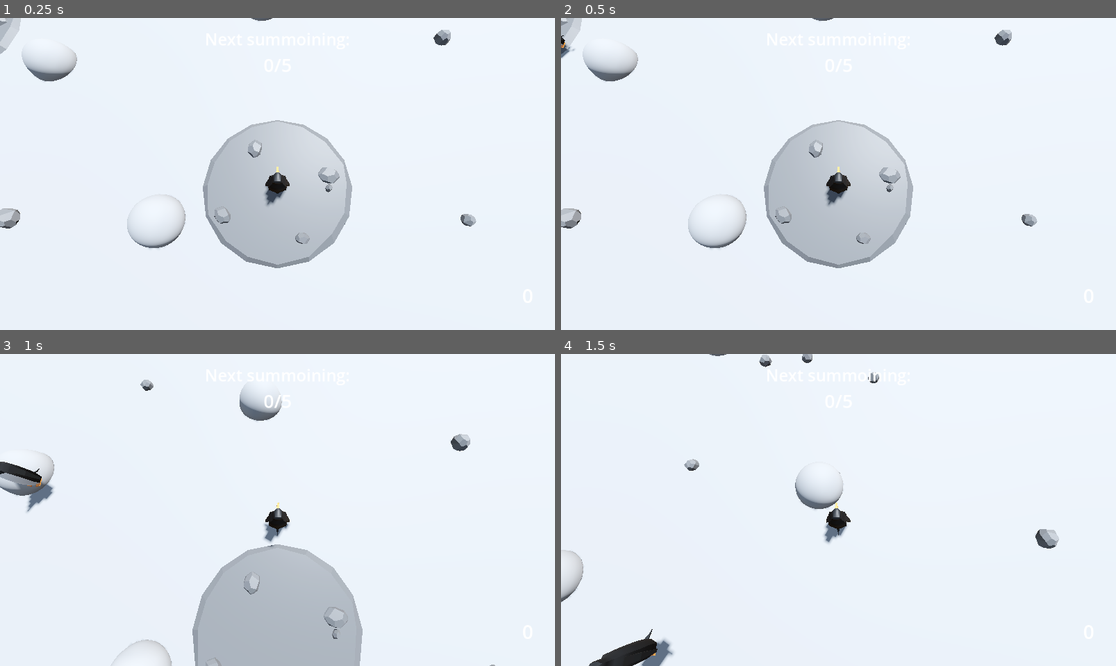
Above: before the commit, frames 1-4 (two rows, left to right).
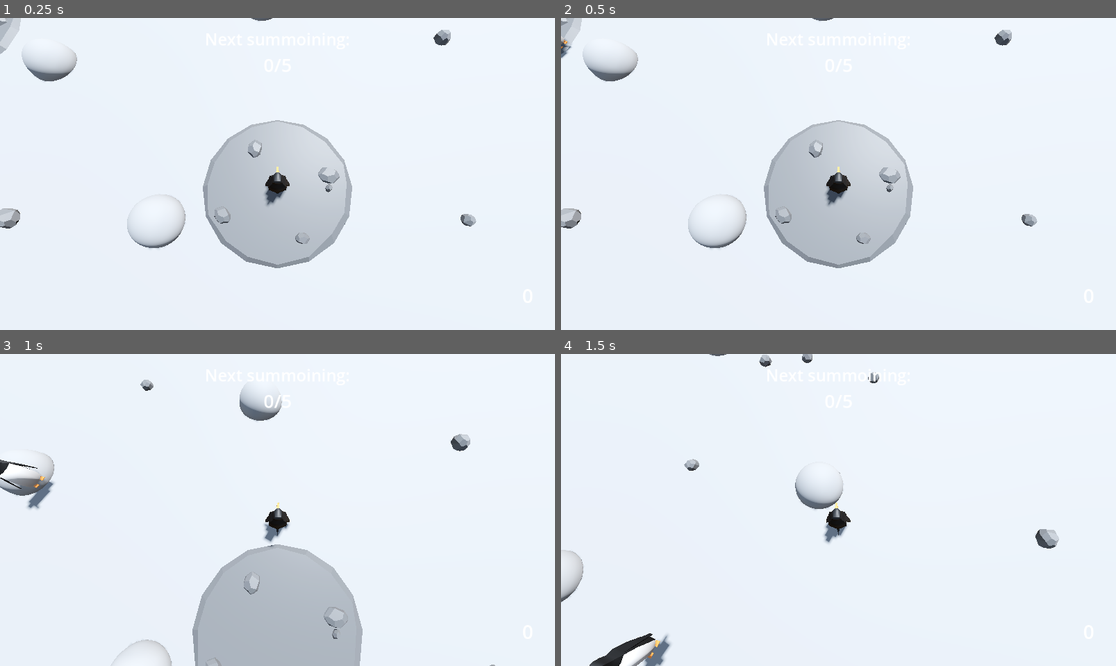
Above: after the commit, the same moments.

Repository: Edtg/Ludum-Dare-55
Game: Godot game, scene res://scenes/main.tscn
Same seed, same stepped clock (60 frames per second), same inputs: the game is played once before the commit and once after it.
Inputs:
- Up to frame 1 (0.25 s): no input
- Up to frame 2 (0.5 s): no input
- Up to frame 3 (1 s): hold W (move_forward) from 0.53 s (still down); tap Space (slide) at 0.6 s
- Up to frame 4 (1.5 s): keep holding W (move_forward); tap Space (slide) at 1.35 s

Frame 1 is identical in both runs. In frame 2, less than 0.1% of the frame differs, in the area x 0-3%, y 5-12%; in frame 3, 0.5%; in frame 4, 0.5%, in the area x 5-21%, y 88-100%.

Commit message:
Added enemy rotation and updated player rotation

Diff:
--- a/scenes/characters/enemy.gd
+++ b/scenes/characters/enemy.gd
@@ -24,6 +24,7 @@
 
 @onready var nav_agent = $NavigationAgent3D
 @onready var upgrade_timer = $UpgradeTimer
+@onready var pivot = $Pivot
 
 
 func _physics_process(delta):
@@ -42,6 +43,8 @@
 		var current_position = global_transform.origin
 		var next_position = nav_agent.get_next_path_position()
 		var new_direction = (next_position - current_position).normalized()
+
+		pivot.rotation.y = lerp_angle(pivot.rotation.y, atan2(-new_direction.x, -new_direction.z), delta * 10)
 
 		var speed = MOVE_SPEED + (speed_level * speed_upgrade_amount)
 
--- a/scenes/characters/enemy.tscn
+++ b/scenes/characters/enemy.tscn
@@ -18,7 +18,7 @@
 transform = Transform3D(1, 0, 0, 0, 1, 0, 0, 0, 1, 0, 0.2, 0)
 
 [node name="Penguin" parent="Pivot" instance=ExtResource("2_14q2g")]
-transform = Transform3D(0.5, 0, 0, 0, 0.5, 0, 0, 0, 0.5, 0, -0.2, 0)
+transform = Transform3D(-0.5, 0, -4.37114e-08, 0, 0.5, 0, 4.37114e-08, 0, -0.5, 0, -0.2, 0)
 
 [node name="NavigationAgent3D" type="NavigationAgent3D" parent="."]
 
